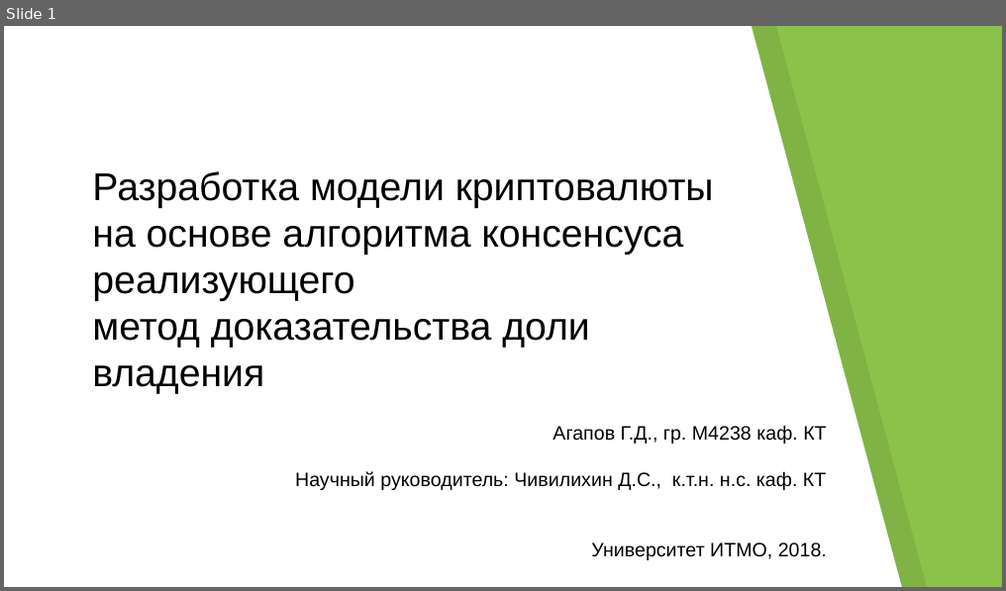
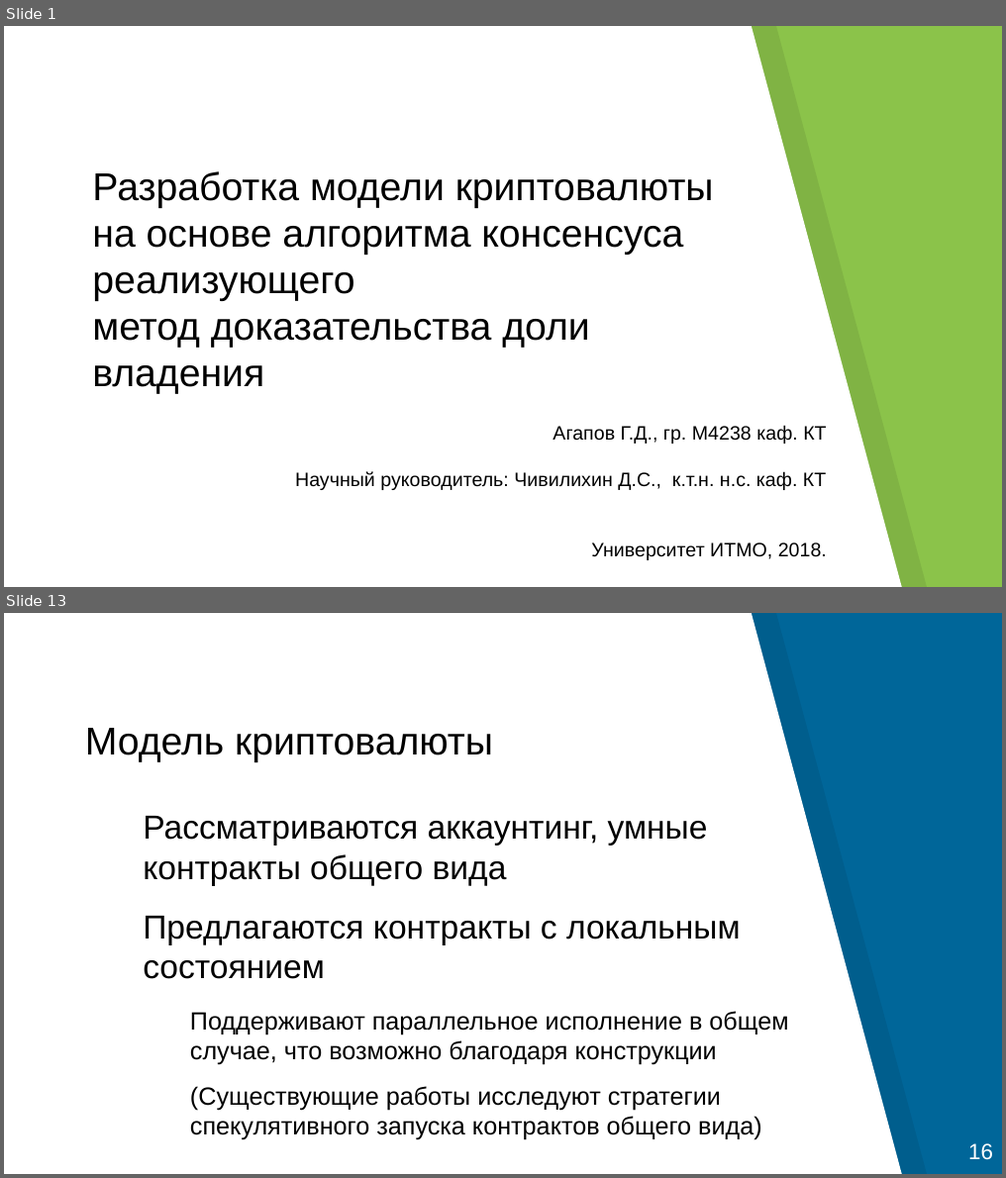
Before and after one commit to georgeee/itmo-master-thesis, a slide deck: presentation.odp. Shown one above the other, each under a label of ours: slide 1 before the commit, slides 1 and 13 after it; the slides between them are not shown. The pictures are 1006x591 and 1006x1178 pixels, drawn with LibreOffice and Linux fonts; fonts in the diff are those of the drawing. Boxes give left, top, right and bottom in pixels: in the first picture for what was removed or moved away, otherwise in the second. Text is boxed around its words. In the diff, an @@ line names an element or a change of style, - is before the commit and + after.

```diff
--- a/presentation.odp
+++ b/presentation.odp
@@ slide 13 added at <box>4,613,1002,1174</box>, background #006699; not listed: 2 template elements that a slide beside it also shows @@
@@ title added at <box>85,728,493,762</box>, 28 pt, text #000000 @@
+Модель криптовалюты
@@ text added at <box>143,816,788,1141</box>, 18 pt, text #000000 @@
+● Рассматриваются аккаунтинг, умные контракты общего вида
+● Предлагаются контракты с локальным состоянием
+  − Поддерживают параллельное исполнение в общем случае, что возможно благодаря конструкции
+  − (Существующие работы исследуют стратегии спекулятивного запуска контрактов общего вида)
@@ text added at <box>968,1144,993,1160</box>, 16 pt, text #FFFFFF @@
+16
```
Also in this commit, not shown: 9 slides changed, 5 other slides added, 9 slides removed, 6 other files.
